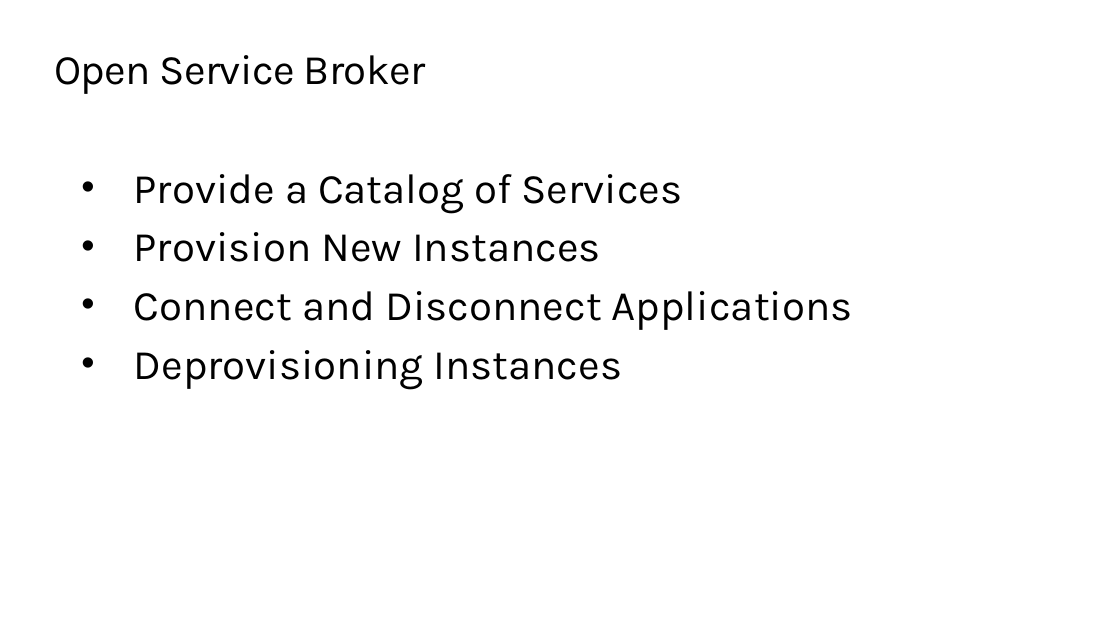
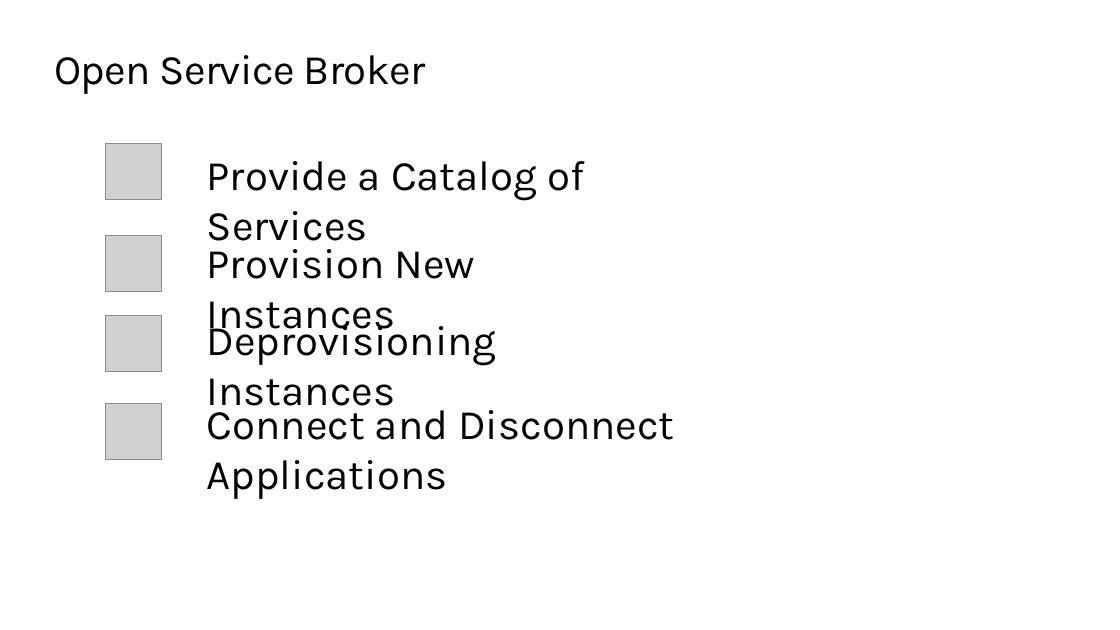
Before and after one commit to anantakjena/events, a slide deck: slide 5 of Ignite the Tour 2020 London/Open Service Broker for Azure/OpenServiceBrokerAzure.pptx. Drawn at 1120x630 pixels with LibreOffice and Linux fonts; fonts in the diff are those of the drawing; grey boxes stand for pictures; background and template pictures are left out. Boxes give left, top, right and bottom in pixels: in the first picture for what was removed or moved away, otherwise in the second. Text is boxed around its words. In the diff, an @@ line names an element or a change of style, - is before the commit and + after.

```diff
--- a/Ignite the Tour 2020 London/Open Service Broker for Azure/OpenServiceBrokerAzure.pptx
+++ b/Ignite the Tour 2020 London/Open Service Broker for Azure/OpenServiceBrokerAzure.pptx
@@ picture added at box(106, 143, 162, 199) @@
@@ text removed at box(134, 174, 853, 390) @@
-• Provide a Catalog of Services
-• Provision New Instances
-• Connect and Disconnect Applications
-• Deprovisioning Instances
@@ text added at box(207, 161, 584, 251), 36 pt, text #000000 @@
+Provide a Catalog of Services
@@ picture added at box(106, 235, 162, 292) @@
@@ text added at box(207, 240, 475, 340), 36 pt, text #000000 @@
+Provision New Instances
@@ picture added at box(106, 316, 162, 372) @@
@@ text added at box(207, 317, 497, 416), 36 pt, text #000000 @@
+Deprovisioning Instances
@@ picture added at box(106, 403, 162, 460) @@
@@ text added at box(207, 401, 675, 499), 36 pt, text #000000 @@
+Connect and Disconnect Applications
```
Also in this commit, not shown: 2 other slides changed, 1 other file.
